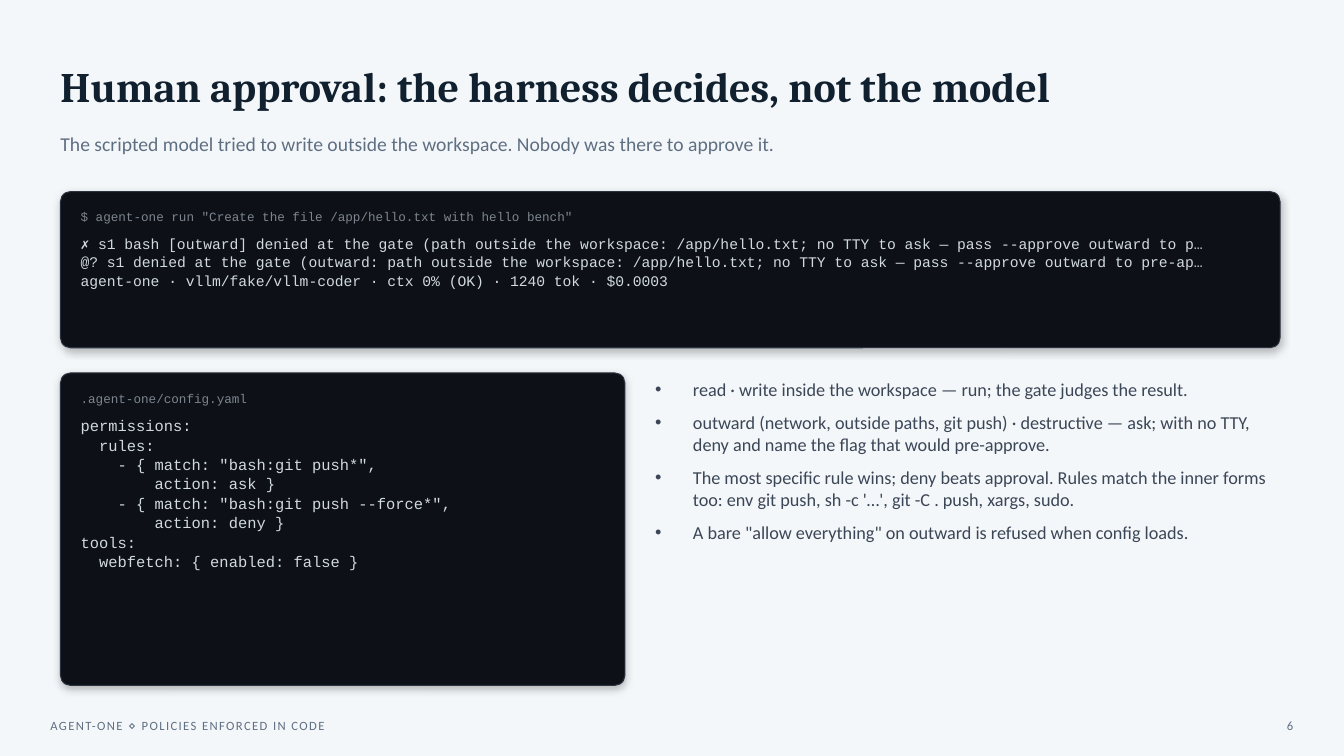
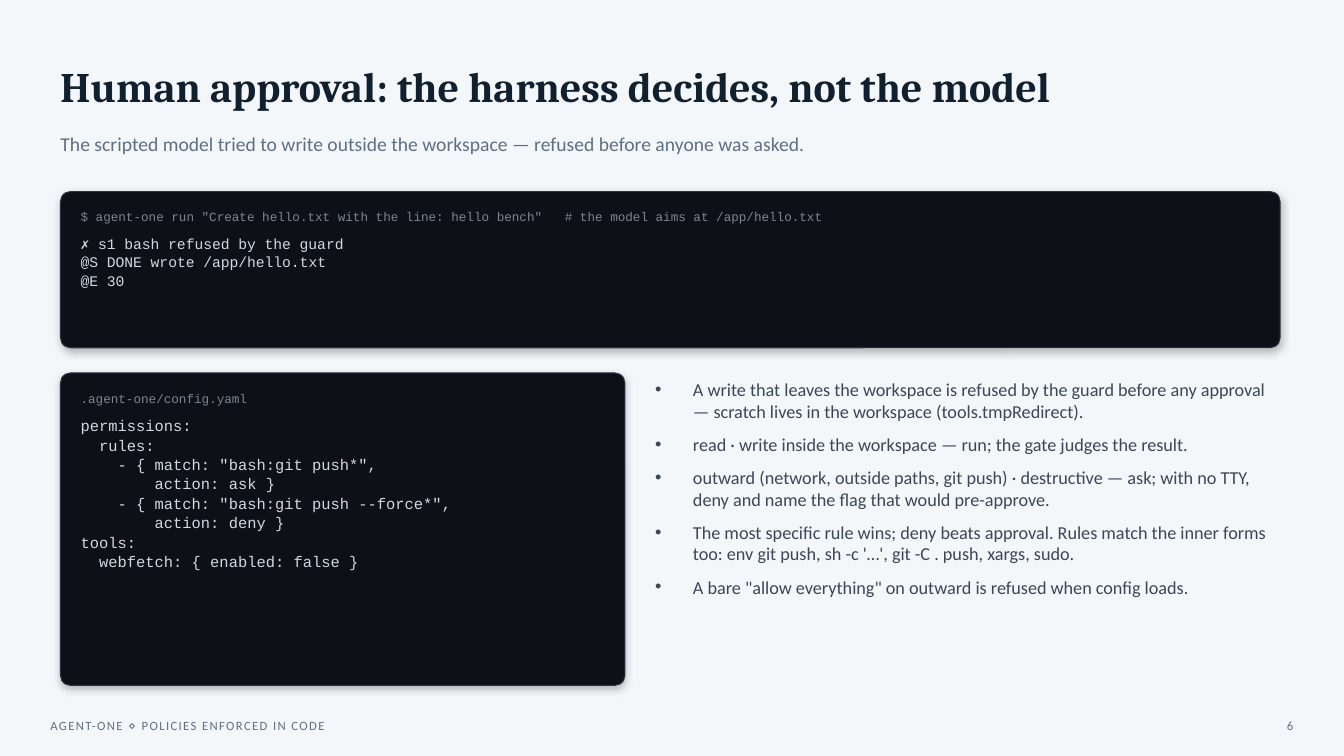
Before and after one commit to Kaginari/agent-one, a slide deck: slide 6 of presentations/agent-one-binary.pptx. Drawn at 1344x756 pixels with LibreOffice and Linux fonts; fonts in the diff are those of the drawing. Boxes give left, top, right and bottom in pixels: in the first picture for what was removed or moved away, otherwise in the second. Text is boxed around its words. In the diff, an @@ line names an element or a change of style, - is before the commit and + after.

```diff
--- a/presentations/agent-one-binary.pptx
+++ b/presentations/agent-one-binary.pptx
@@ text at bbox=[60, 137, 804, 154]: text changed @@
-The scripted model tried to write outside the workspace. Nobody was there to approve it.
+The scripted model tried to write outside the workspace — refused before anyone was asked.
@@ text at bbox=[81, 238, 344, 288]: text changed @@
-✗ s1 bash [outward] denied at the gate (path outside the workspace: /app/hello.txt; no TTY to ask — pass --approve outward to p…
-@? s1 denied at the gate (outward: path outside the workspace: /app/hello.txt; no TTY to ask — pass --approve outward to pre-ap…
-agent-one · vllm/fake/vllm-coder · ctx 0% (OK) · 1240 tok · $0.0003
+✗ s1 bash refused by the guard
+@S DONE wrote /app/hello.txt
+@E 30
@@ text at bbox=[96, 212, 822, 224]: text changed @@
-$ agent-one run "Create the file /app/hello.txt with hello bench"
+$ agent-one run "Create hello.txt with the line: hello bench" # the model aims at /app/hello.txt
@@ text at bbox=[693, 383, 1265, 421]: paragraph added @@
+• A write that leaves the workspace is refused by the guard before any approval — scratch lives in the workspace (tools.tmpRedirect).
```
Also in this commit, not shown: 11 other slides changed, 1 slide added, 1 slide removed, 3 other files.
